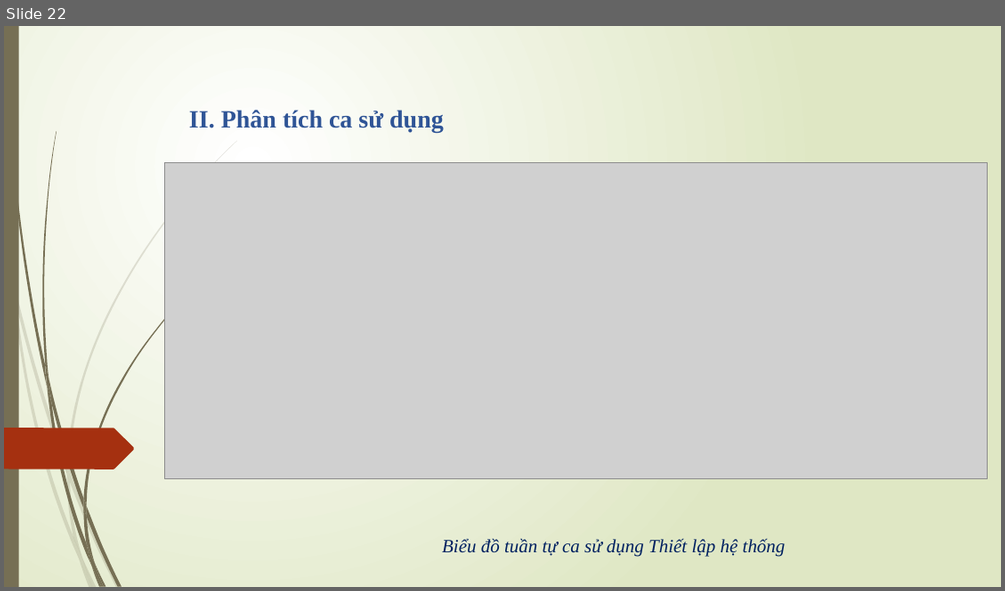
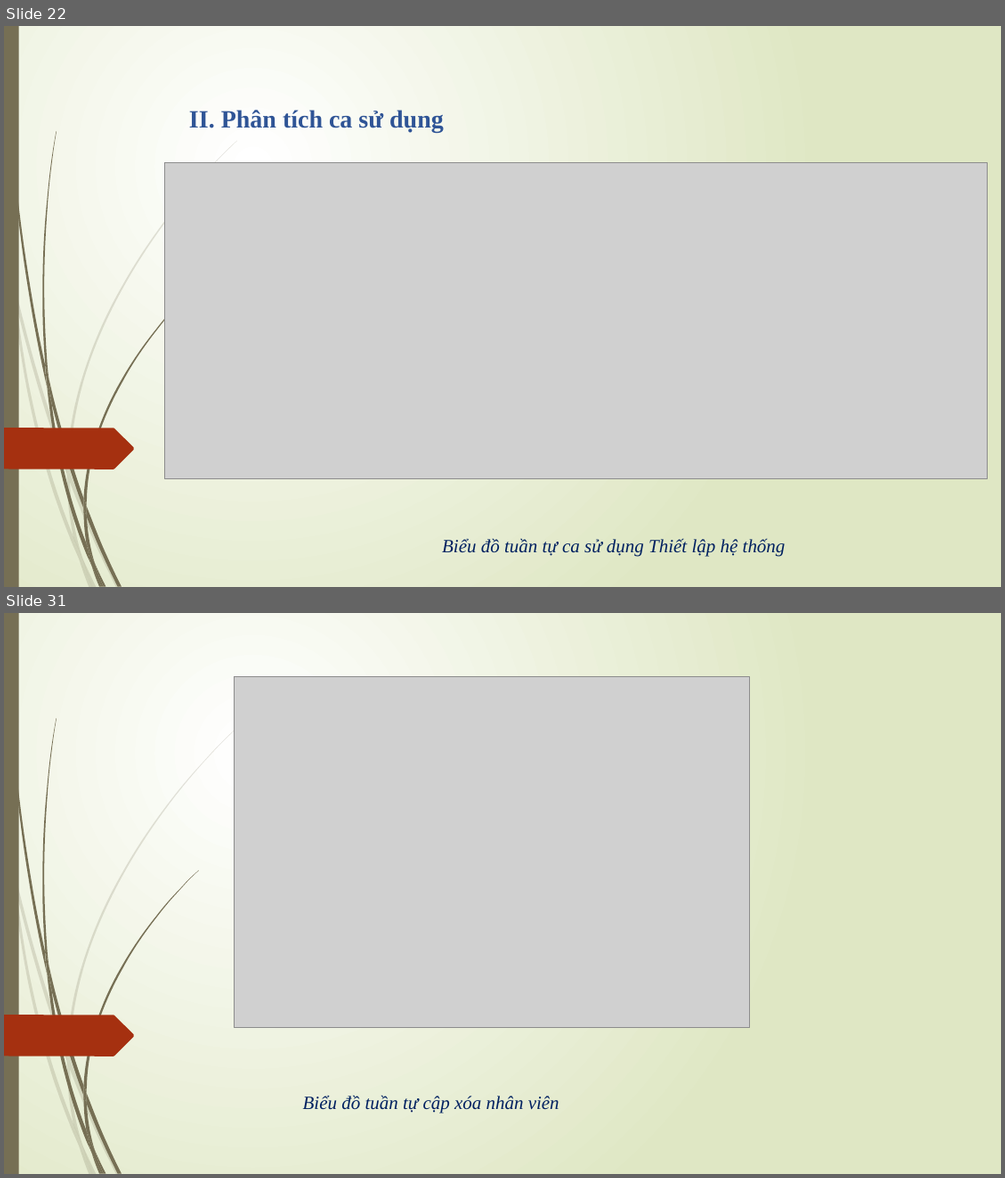
Before and after one commit to hungnp57/du_an_2016, a slide deck: duan.pptx. Shown one above the other, each under a label of ours: slide 22 before the commit, slides 22 and 31 after it; the slides between them are not shown. The pictures are 1005x591 and 1005x1178 pixels, drawn with LibreOffice and Linux fonts; fonts in the diff are those of the drawing; grey boxes stand for pictures. Boxes give left, top, right and bottom in pixels: in the first picture for what was removed or moved away, otherwise in the second. Text is boxed around its words. In the diff, an @@ line names an element or a change of style, - is before the commit and + after.

```diff
--- a/duan.pptx
+++ b/duan.pptx
@@ slide 31 added at (4,613,1001,1174), background gradient #FFFFFF to #DFE8C4; not listed: 24 template elements that a slide beside it also shows @@
@@ picture added at (235,676,751,1028) @@
@@ text added at (303,1094,559,1113), 18 pt, text #002060, italic @@
+Biểu đồ tuần tự cập xóa nhân viên
```
Also in this commit, not shown: 9 other slides added, 13 other files.
